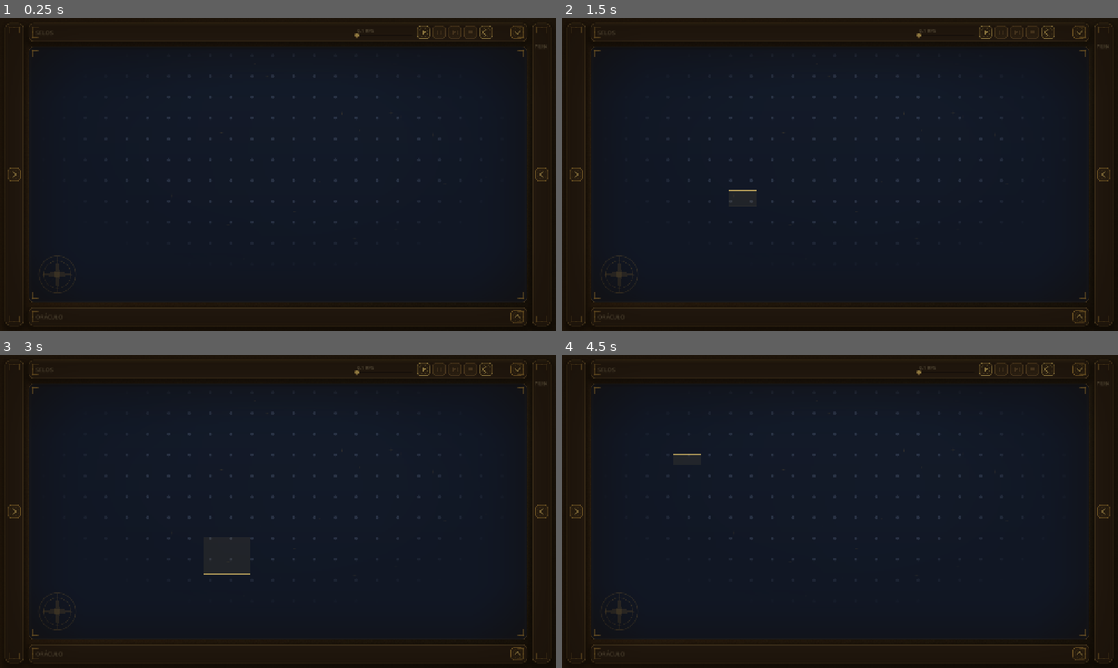
Above: before the commit, frames 1-4 (two rows, left to right).
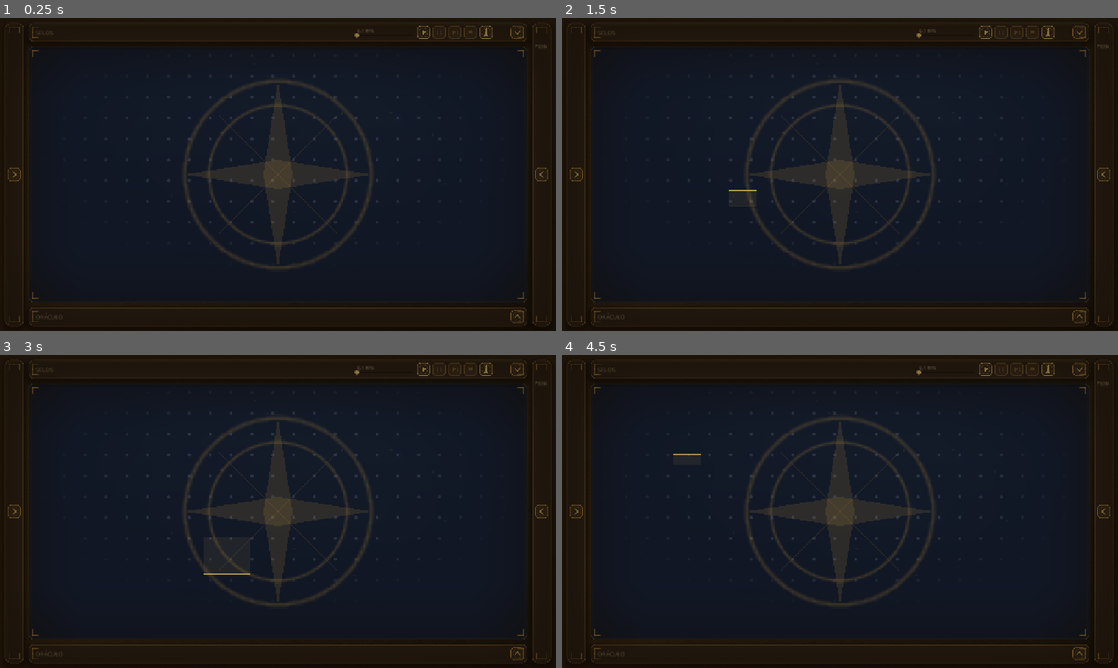
Above: after the commit, the same moments.

Repository: Hudfilho/AtelieIDE
Game: Godot game, scene res://scenes/Main.tscn
Same seed, same stepped clock (60 frames per second), same inputs: the game is played once before the commit and once after it.
Inputs (mouse positions are in pixels of both pictures, inside the frame that each line leads up to):
- Up to frame 1 (0.25 s): no input
- Up to frame 2 (1.5 s): tap Enter at 0.5 s; drag from (840, 174) to (895, 105) at 0.52 s; tap Space at 1.25 s; drag from (728, 190) to (812, 237) at 1.27 s
- Up to frame 3 (3 s): tap Enter at 2 s; move the mouse to (333, 442) at 2.02 s; tap C at 2.1 s; tap Space at 2.75 s; drag from (250, 574) to (111, 464) at 2.77 s
- Up to frame 4 (4.5 s): tap Enter at 3.5 s; move the mouse to (1006, 558) at 3.52 s; hold A 3.53-4.25 s; tap V at 3.6 s; tap Space at 4.25 s; drag from (673, 464) to (756, 433) at 4.27 s

The runs differ from the first frame. In frame 1, 4.0% of the frame differs, in the area x 7-88%, y 3-88%; in frame 2, 4.0%; in frame 3, 4.0%; in frame 4, 4.0%.

Commit message:
fix: ajusta bússola, contorno do pergaminho e os símbolos do ateliê
Retorno da revisão com o Murilo.

A rosa dos ventos volta para o centro da mesa, grande e atrás das
constelações, como estava mapeado antes.

O contorno das ligações era derivado da própria linha, com
rune_line.darkened(0.72). No escuro isso dava uma sombra discreta; no
pergaminho dava um traço quase preto em volta de cada linha. Agora o
contorno é token de tema: sombra na noite, cor do papel no dia. O traço
largo continua ali afastando os pontos da grade, mas some da vista.

O pergaminho também ganha corpo: os medalhões viram latão batido em vez de
disco lavado, e a linha fica num bronze mais fechado.

O botão de tema troca a lua e o sol de oito raios por uma vela com chama em
gota e um sol de raios alternados, que ecoa a rosa dos ventos. O orbe do
oráculo troca a lua crescente por um olho, na linha da ideia dos olhos do
mago. Cada pálpebra é um arco de círculo deslocado no eixo vertical; o
offset e o raio saem da meia-largura e da meia-altura para a curva fechar
nas pontas e no topo.

Co-Authored-By: Claude Opus 5 <noreply@anthropic.com>

Diff:
--- a/scripts/atelier_canvas.gd
+++ b/scripts/atelier_canvas.gd
@@ -98,6 +98,7 @@
 var col_gold_bright: Color
 var col_gold_glow: Color
 var col_rune_line: Color
+var col_line_edge: Color
 var col_leather_light: Color
 var col_inset: Color
 var col_inset_deep: Color
@@ -1270,10 +1271,10 @@
 ## Rosa dos ventos no canto inferior esquerdo da mesa.
 func _draw_compass(canvas_rect: Rect2) -> void:
 	var reach := minf(canvas_rect.size.x, canvas_rect.size.y)
-	if reach < 220.0:
-		return
-	var radius := 44.0
-	var center := Vector2(canvas_rect.position.x + 22.0 + radius, canvas_rect.end.y - 20.0 - radius)
+	if reach < 150.0:
+		return
+	var radius := reach * 0.38
+	var center := canvas_rect.get_center()
 	_draw_ring(center, radius, col_compass, 1.0)
 	_draw_ring(center, radius * 0.74, col_compass, 0.6)
 	var long_arm := radius * 0.96
@@ -1486,7 +1487,9 @@
 	var visible_indices := _visible_connection_indices(canvas_rect)
 	performance_visible_connections = visible_indices.size()
 	var visible_points := _visible_connection_points(visible_indices)
-	var line_shadow := col_rune_line.darkened(0.72)
+	# O contorno da ligacao sai do tema: no escuro e sombra, no pergaminho e a
+	# propria cor do papel, entao vira um halo que so afasta os pontos da grade.
+	var line_shadow := col_line_edge
 	var shadow_segments := PackedVector2Array()
 	for index in visible_indices:
 		var connection: Dictionary = connections[index]
@@ -2285,6 +2288,7 @@
 
 
 ## O orbe do oraculo: uma lua dourada acesa no rodape.
+## O orbe do oraculo: um olho aceso no rodape.
 func _draw_oracle_orb(center: Vector2, diameter: float) -> void:
 	var radius := diameter * 0.5
 	var halo := col_gold_glow
@@ -2292,7 +2296,25 @@
 	draw_texture_rect(glow_texture, Rect2(center - Vector2.ONE * radius * 2.4, Vector2.ONE * radius * 4.8), false, halo)
 	_draw_filled_circle(center, radius, col_gold)
 	_draw_filled_circle(center - Vector2.ONE * radius * 0.28, radius * 0.66, col_gold_glow)
-	_draw_rune("MOON", center, radius / 17.0, col_sky)
+	_draw_eye_mark(center, radius * 0.64, radius * 0.32, col_sky, maxf(radius * 0.10, 1.2))
+
+
+## Olho em amendoa: duas palpebras, iris e pupila.
+##
+## Cada palpebra e um arco de circulo deslocado no eixo vertical. Dada a
+## meia-largura w e a meia-altura h, o centro do arco fica a k = (w*w - h*h) /
+## (2h) do centro do olho, com raio k + h; assim a curva passa exatamente pelas
+## duas pontas e pelo topo.
+func _draw_eye_mark(center: Vector2, half_width: float, half_height: float, tint: Color, stroke: float) -> void:
+	if half_height <= 0.0 or half_width <= half_height:
+		return
+	var offset := (half_width * half_width - half_height * half_height) / (2.0 * half_height)
+	var arc_radius := offset + half_height
+	var corner := atan2(-offset, half_width)
+	draw_arc(center + Vector2(0.0, offset), arc_radius, -PI - corner, corner, 24, tint, stroke, true)
+	draw_arc(center - Vector2(0.0, offset), arc_radius, -corner, PI + corner, 24, tint, stroke, true)
+	_draw_ring(center, half_height * 0.74, tint, stroke)
+	_draw_filled_circle(center, half_height * 0.34, tint)
 
 
 func _draw_right_panel() -> void:
@@ -2482,16 +2504,34 @@
 
 
 ## Lua para a noite do grimorio, sol para o pergaminho iluminado.
+## Vela para a noite do grimorio, sol para o pergaminho iluminado.
 func _draw_theme_button(rect: Rect2) -> void:
 	var center := rect.get_center()
 	_draw_control_shell(rect, col_gold_glow)
 	if active_theme == "light":
-		_draw_filled_circle(center, 4.4, col_gold_glow)
-		for step in range(8):
-			var direction := Vector2.RIGHT.rotated(TAU * float(step) / 8.0)
-			draw_line(center + direction * 7.0, center + direction * 10.0, col_gold_glow, 1.6, true)
+		_draw_sun_mark(center, col_gold_glow)
 	else:
-		_draw_rune("MOON", center, 0.62, col_gold_glow)
+		_draw_candle_mark(center, col_gold_glow)
+
+
+## Sol de raios alternados, ecoando a rosa dos ventos da mesa.
+func _draw_sun_mark(center: Vector2, tint: Color) -> void:
+	_draw_filled_circle(center, 4.6, tint)
+	for step in range(8):
+		var direction := Vector2.RIGHT.rotated(TAU * float(step) / 8.0)
+		var cardinal := step % 2 == 0
+		draw_line(center + direction * 7.0, center + direction * (11.2 if cardinal else 9.4), tint, 1.8 if cardinal else 1.3, true)
+
+
+## Chama em gota sobre o corpo da vela.
+func _draw_candle_mark(center: Vector2, tint: Color) -> void:
+	draw_colored_polygon(PackedVector2Array([
+			center + Vector2(0.0, -10.2),
+			center + Vector2(3.3, -5.4),
+			center + Vector2(0.0, -2.3),
+			center + Vector2(-3.3, -5.4)]), tint)
+	draw_rect(Rect2(center + Vector2(-2.7, -1.2), Vector2(5.4, 7.8)), tint, true)
+	draw_line(center + Vector2(-4.6, 7.2), center + Vector2(4.6, 7.2), tint, 1.6, true)
 
 
 func _draw_execution_speed_control() -> void:
--- a/scripts/core/atelier_palette.gd
+++ b/scripts/core/atelier_palette.gd
@@ -33,6 +33,7 @@
 	"gold_bright": Color("d9b45c"),
 	"gold_glow": Color("e6c56a"),
 	"rune_line": Color("d9b45c"),
+	"line_edge": Color("3d3319"),
 	"leather_light": Color("3a2f1c"),
 	"inset": Color(0.706, 0.541, 0.235, 0.10),
 	"inset_deep": Color("1a140e"),
@@ -93,11 +94,12 @@
 	"spellstrip": Color(0.471, 0.353, 0.157, 0.35),
 	"ink_deep": Color("171a22"),
 
-	"brass": Color("a07d3e"),
+	"brass": Color("8a6a34"),
 	"gold": Color("9c6f22"),
 	"gold_bright": Color("8a5d18"),
 	"gold_glow": Color("b8862f"),
-	"rune_line": Color("8a5d18"),
+	"rune_line": Color("7c4f11"),
+	"line_edge": Color("f0e4c7"),
 	"leather_light": Color("c2ab7c"),
 	"inset": Color(0.471, 0.353, 0.157, 0.10),
 	"inset_deep": Color(0.471, 0.353, 0.157, 0.18),
@@ -120,9 +122,9 @@
 	"star": Color("b8862f"),
 	"compass": Color(0.588, 0.431, 0.196, 0.30),
 
-	"seal_high": Color("efe0bd"),
-	"seal_low": Color("d8c294"),
-	"seal_glyph": Color("6a4e18"),
+	"seal_high": Color("e8d3a4"),
+	"seal_low": Color("c6a86e"),
+	"seal_glyph": Color("4a3410"),
 
 	"parch_top": Color("f7efd8"),
 	"parch_bottom": Color("e9dcba"),
